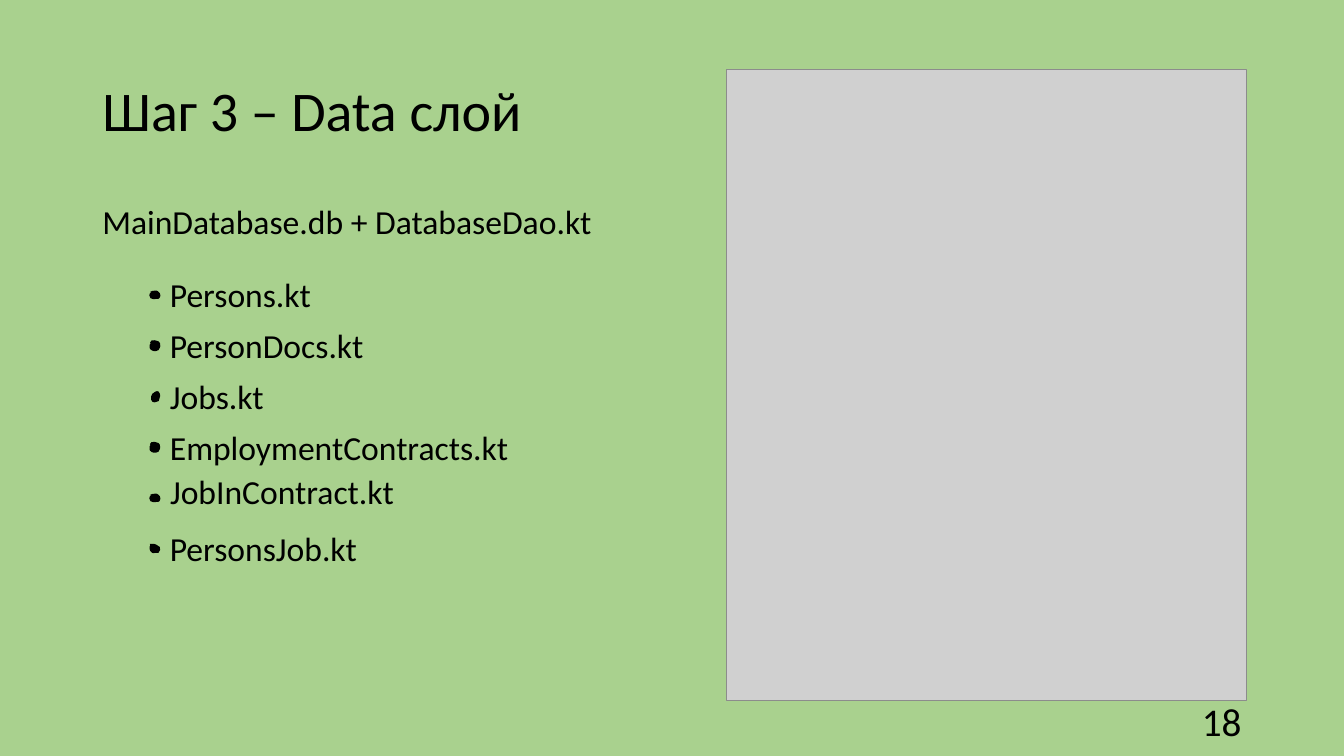
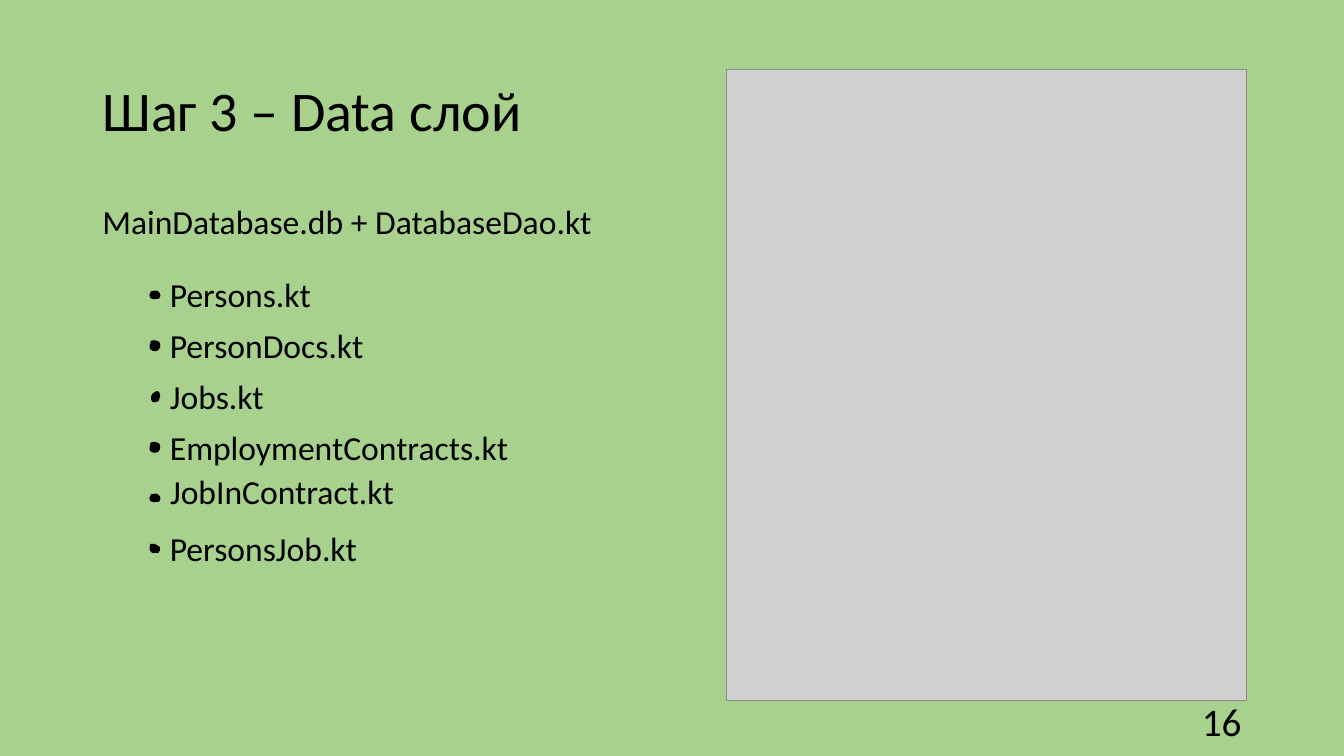
Before and after one commit to churakovra/graduateWork, a slide deck: slide 20 of product/vkr_pres.pptx (slide 18 before the commit). Drawn at 1344x756 pixels with LibreOffice and Linux fonts; fonts in the diff are those of the drawing; grey boxes stand for pictures. Boxes give left, top, right and bottom in pixels: in the first picture for what was removed or moved away, otherwise in the second. Text is boxed around its words. In the diff, an @@ line names an element or a change of style, - is before the commit and + after.

```diff
--- a/product/vkr_pres.pptx
+++ b/product/vkr_pres.pptx
@@ text at <box>1202,709,1242,737</box>: text changed @@
-18
+16
```
Also in this commit, not shown: 13 other slides changed, 4 slides added, 1 slide removed, 13 other files.
